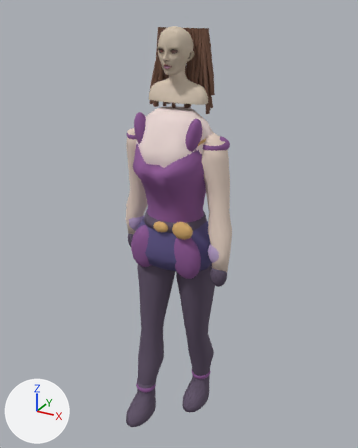
The glTF model godot/assets/katie_walk_4.glb: old version first, new version second.
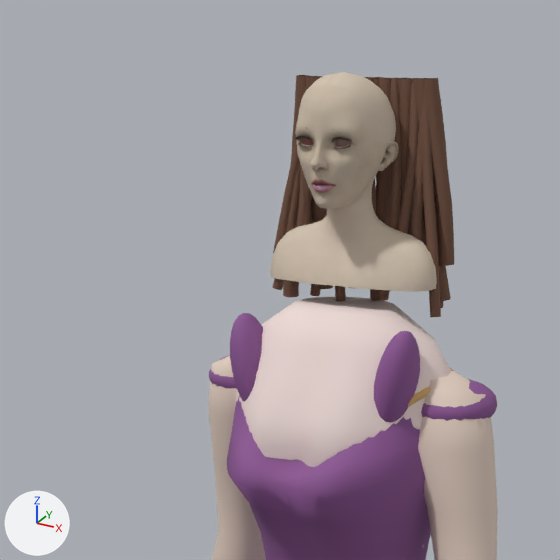
There are two pictures of each version: one whole from a 50 mm lens placed at (1.17, -2.087, 2.262), pointed at (0.027, -0.009, 1.223), one close up on the part from 14% to 70% of the width and 0% to 45% of the height. Arrows for +X, +Y and +Z are at lower left; the lights stay in place. The older version's two pictures come first. Where no turn or scale is listed for an object, it has been applied to the vertices. Vertices at exactly the same position are counted once.

The older version as bpy lines, for what is in view:
```python
me_brows_001 = bpy.data.meshes.new('brows.001')
me_brows_001.from_pydata(...)  # 248 vertices, 360 faces; spans x -0.127..0.128, y -0.018..0.025, z -0.01..0.021
me_brows_001.materials.append(mat_mobile_katie_lashes)  # brown #594b42
me_head_001 = bpy.data.meshes.new('head.001')
me_head_001.from_pydata(...)  # 3016 vertices, 5880 faces; spans x -0.367..0.367, y -0.232..0.209, z -0.416..0.362
me_head_001.materials.append(mat_mobile_katie_skin)
me_lashes_001 = bpy.data.meshes.new('lashes.001')
me_lashes_001.from_pydata(...)  # 280 vertices, 416 faces; spans x -0.12..0.122, y -0.015..0.021, z -0.025..0.019
me_lashes_001.materials.append(mat_mobile_katie_lashes)  # brown #594b42
me_sphere_004 = bpy.data.meshes.new('Sphere.004')
me_sphere_004.from_pydata(...)  # 222 vertices, 440 faces; spans x -0.037..0.037, y -0.046..0.046, z -0.09..0.09
me_sphere_004.materials.append(mat_cape_and_panels)  # purple #8b5693
ob_fitted_shoulder_strap_001 = bpy.data.objects.new('Fitted shoulder strap.001', me_sphere_004)
ob_fitted_shoulder_strap_001.location = (0.14, -0.074, 1.706)
ob_imported_katie_eyebrows = bpy.data.objects.new('Imported Katie eyebrows', me_brows_001)
ob_imported_katie_eyebrows.location = (0.0, -0.069, 2.093)
ob_imported_katie_eyebrows.scale = (0.43, 0.43, 0.377)
ob_imported_katie_eyelashes = bpy.data.objects.new('Imported Katie eyelashes', me_lashes_001)
ob_imported_katie_eyelashes.location = (0.0, -0.068, 2.08)
ob_imported_katie_eyelashes.scale = (0.43, 0.43, 0.43)
ob_imported_katie_katie = bpy.data.objects.new('Imported Katie katie', me_head_001)
ob_imported_katie_katie.location = (0.0, -0.001, 2.025)
ob_imported_katie_katie.scale = (0.43, 0.43, 0.43)
# also in view: 'Upper torso skin' at (0.0, -0.015, 1.565); 'Continuous arm' at (-0.236, 0.025, 1.383); 'Katie hair strand 02' at (0.117, 0.055, 2.005); 'Katie hair strand 08' at (0.062, 0.055, 1.995); 'Katie hair strand 06' at (0.086, 0.076, 2.014)
```
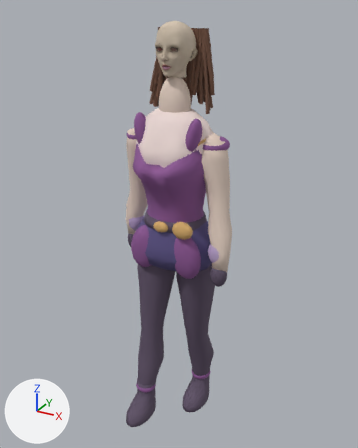
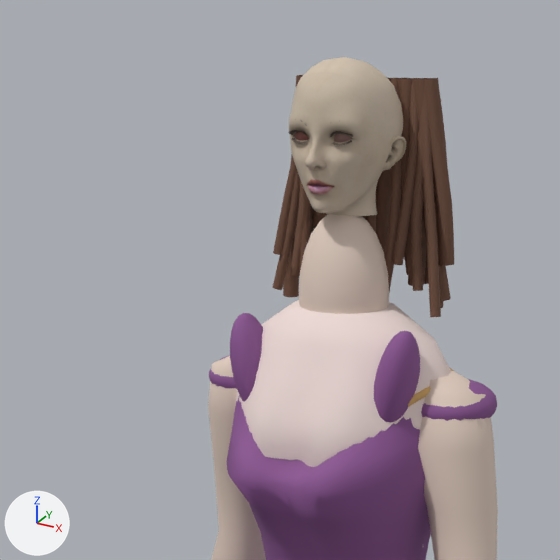
Pixel boxes [x1, y1, x2, y2] of what changed, in the close-ups (560 x 560 px):
'Imported Katie katie', reshaped, moved, rescaled (30% narrower, 28% shorter): before [270, 72, 437, 292]; after [289, 57, 406, 216]
'Neck', added (pale pink): after [299, 214, 389, 314]
'Imported Katie eyelashes', moved, rescaled (16% wider, 14% taller): before [296, 136, 352, 149]; after [288, 130, 353, 145]
part 1 of me_head_001, reshaped: before [270, 204, 437, 292]; after [326, 206, 378, 216]

The change, as a list of edits to the scene's bpy script:
```text
Change me_head_001:
    used by ob_imported_katie_katie; location = (0.0, -0.001, 2.025); scale = (0.43, 0.43, 0.43)
    remove me_head_001.from_pydata(...)  # 3016 vertices, 5880 faces; spans x -0.367..0.367, y -0.232..0.209, z -0.416..0.362
    add me_head_001.from_pydata(...)  # 2610 vertices, 5080 faces; spans x -0.2..0.2, y -0.232..0.209, z -0.134..0.362
    me_head_001 part 1: 446 vertices removed from x -0.367..0.367, y -0.057..0.202, z -0.416..-0.135; 40 vertices added at x -0.098..0.098, y -0.042..0.121, z -0.134
Add me_sphere_005:
    me_sphere_005.from_pydata(...)  # a UV sphere (20 segments, 12 rings, poles along z) spanning x -0.079..0.079, y -0.074..0.074, z -0.139..0.139
    me_sphere_005.materials.append(mat_mobile_katie_body_skin)  # pale pink #e5d0c2
Change ob_imported_katie_eyebrows:
    ob_imported_katie_eyebrows.scale: (0.43, 0.43, 0.377) -> (0.49, 0.49, 0.43)
Change ob_imported_katie_eyelashes:
    ob_imported_katie_eyelashes.location: (0.0, -0.068, 2.08) -> (0.0, -0.078, 2.089)
    ob_imported_katie_eyelashes.scale: (0.43, 0.43, 0.43) -> (0.49, 0.49, 0.49)
Change ob_imported_katie_katie:
    ob_imported_katie_katie.location: (0.0, -0.001, 2.025) -> (0.0, -0.001, 2.026)
    ob_imported_katie_katie.scale: (0.43, 0.43, 0.43) -> (0.49, 0.49, 0.49)
Add ob_neck:
    ob_neck = bpy.data.objects.new('Neck', me_sphere_005)
    ob_neck.location = (0.0, 0.0, 1.83)
```
